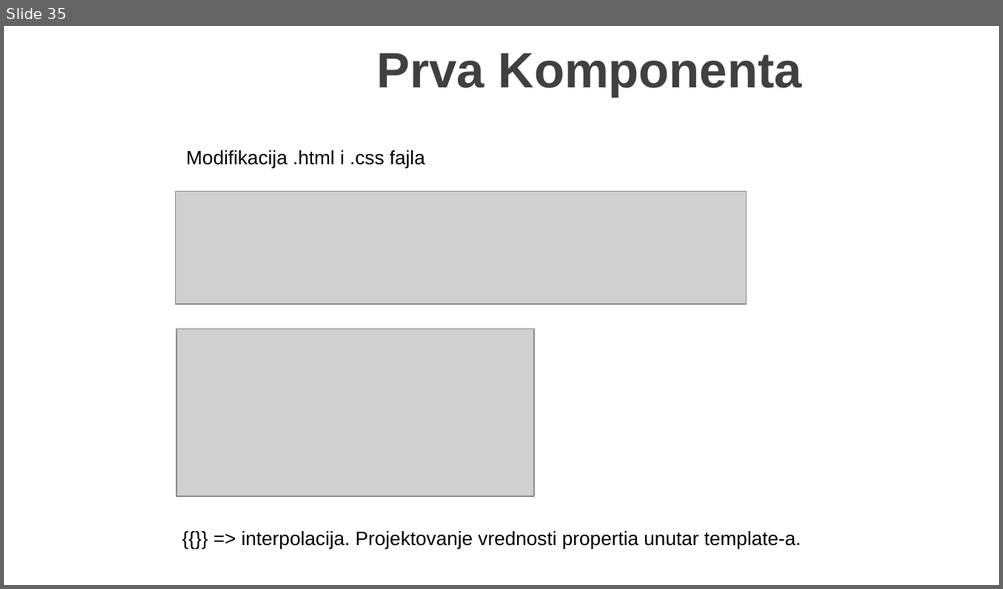
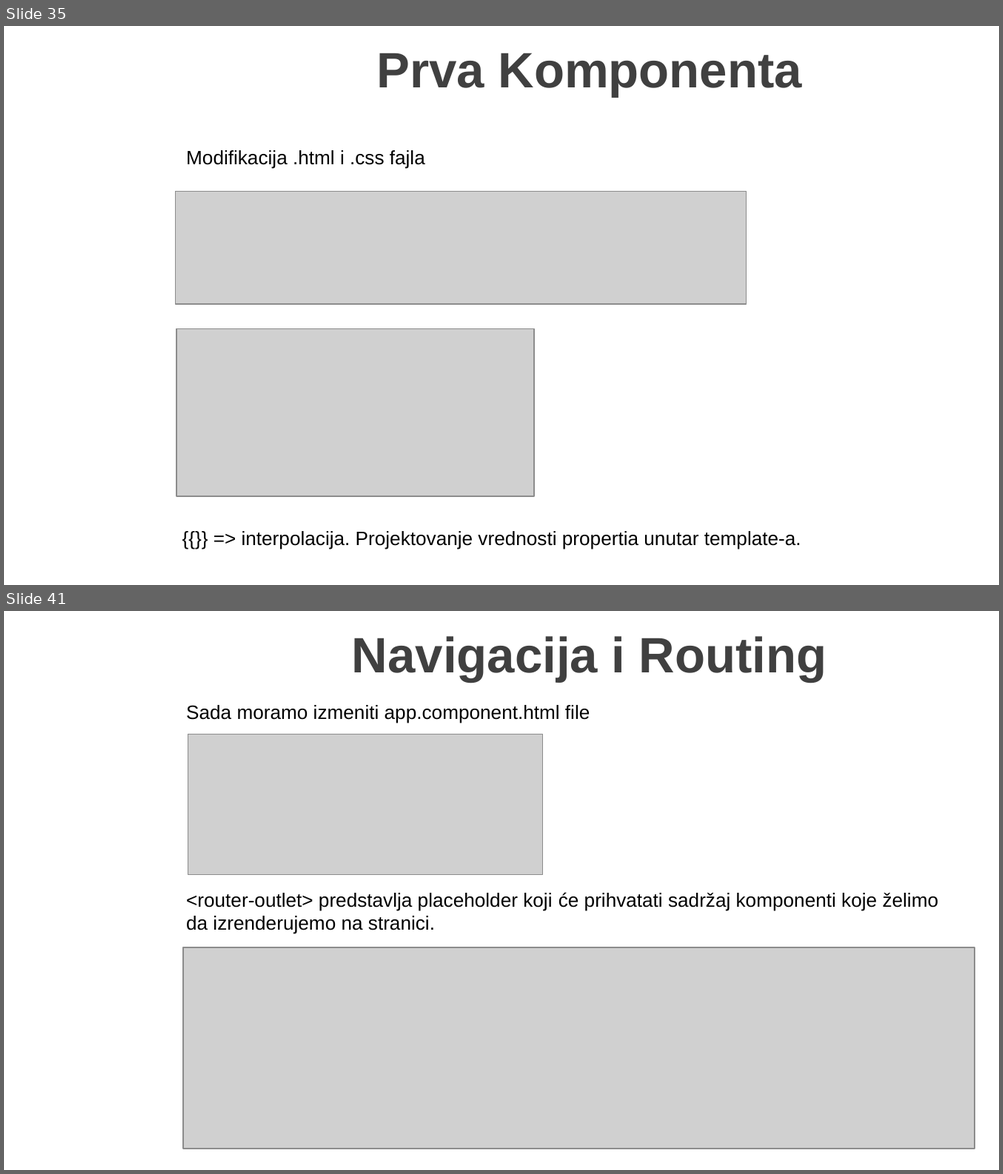
Before and after one commit to MarinkoSpasojevic/predavanje-netcore-angular, a slide deck: .NET Core i Angular Web Dev.pptx. Shown one above the other, each under a label of ours: slide 35 before the commit, slides 35 and 41 after it; the slides between them are not shown. The pictures are 1003x589 and 1003x1174 pixels, drawn with LibreOffice and Linux fonts; fonts in the diff are those of the drawing; grey boxes stand for pictures; background and template pictures are left out. Boxes give left, top, right and bottom in pixels: in the first picture for what was removed or moved away, otherwise in the second. Text is boxed around its words. In the diff, an @@ line names an element or a change of style, - is before the commit and + after.

```diff
--- a/.NET Core i Angular Web Dev.pptx
+++ b/.NET Core i Angular Web Dev.pptx
@@ slide 41 added at bbox=[4, 611, 999, 1170], background picture (left out) @@
@@ title added at bbox=[352, 636, 826, 682], 36 pt, text #404040, bold @@
+Navigacija i Routing
@@ text added at bbox=[186, 705, 589, 723], 14 pt, text #000000 @@
+Sada moramo izmeniti app.component.html file
@@ picture added at bbox=[188, 735, 542, 876] @@
@@ text added at bbox=[186, 892, 939, 934], 14 pt, text #000000 @@
+<router-outlet> predstavlja placeholder koji će prihvatati sadržaj komponenti koje želimo da izrenderujemo na stranici.
@@ picture added at bbox=[183, 947, 973, 1149] @@
```
Also in this commit, not shown: 1 slide changed, 14 other slides added, 14 other files.
